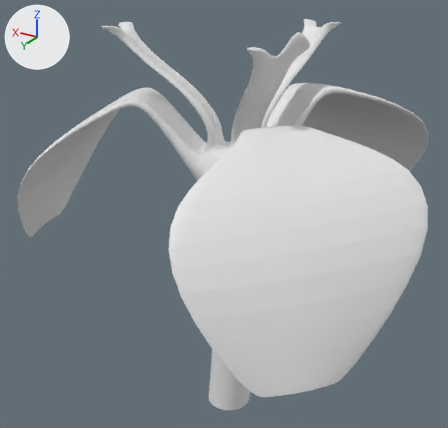
What one commit did to the Blender file Assets/Iris_setosa.blend.
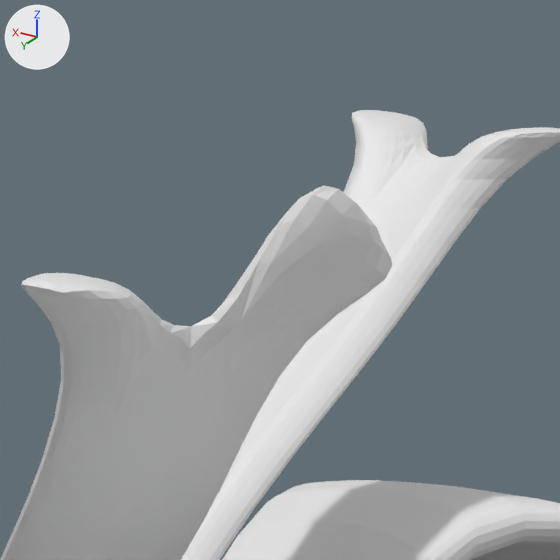
There are two pictures of each version: one whole from a 50 mm lens placed at (-0.356, 0.607, 0.583), pointed at (0.015, -0.01, 0.274), one close up on the part from 54% to 76% of the width and 0% to 23% of the height. The axes (+X, +Y, +Z) are drawn at upper left. The lights are the same throughout.
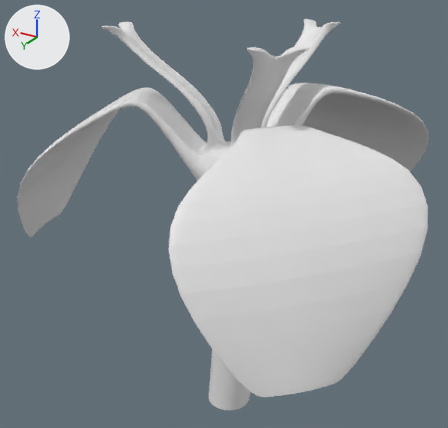
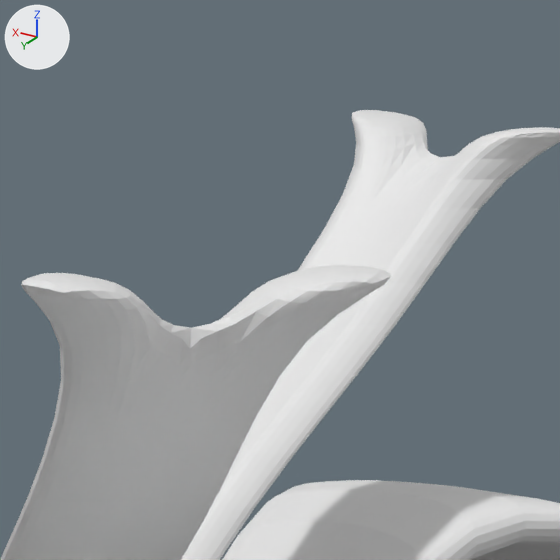
The newer file is also rescaled (x6.144), turned or shifted as a whole; pictures and numbers use the older file's frame.

Boxes [x1, y1, x2, y2] around the edits, measured in the close-ups (560 x 560 px; the box of a moved part takes in the faces that stretch with it):
part 1 of me_cylinder, moved or reshaped: before [222, 186, 391, 338]; after [221, 265, 392, 347]

The change in detail:
me_cylinder has 645 vertices, 604 faces and spans x -2.68..2.56, y -2.66..2.54, z -0.98..4.43.
me_cylinder is used by ob_cylinder; location (0.0, 0.0, 0.1); scale (0.1, 0.1, 0.1).
Part 1, on me_cylinder:
Vertex 515 of me_cylinder moves from (-1.32, 1.02, 4.43) to (-1.32, 1.02, 4.03).
